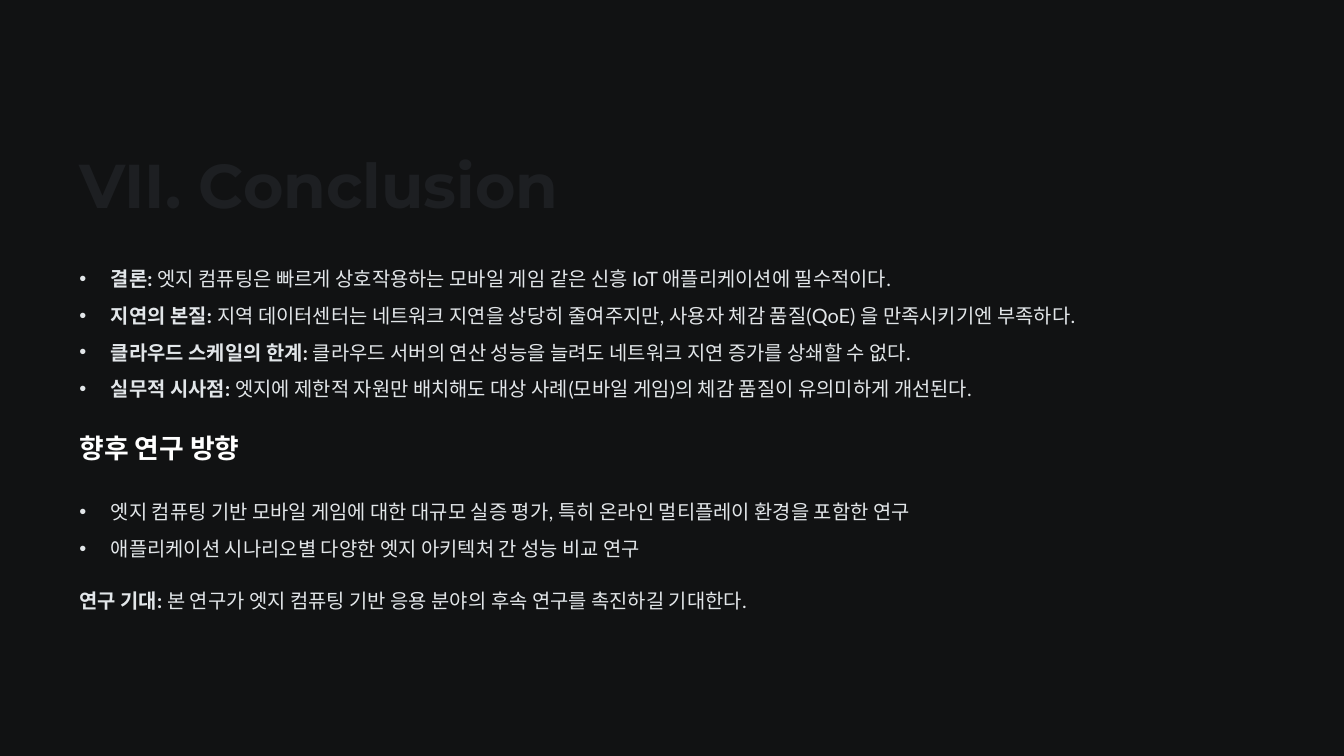
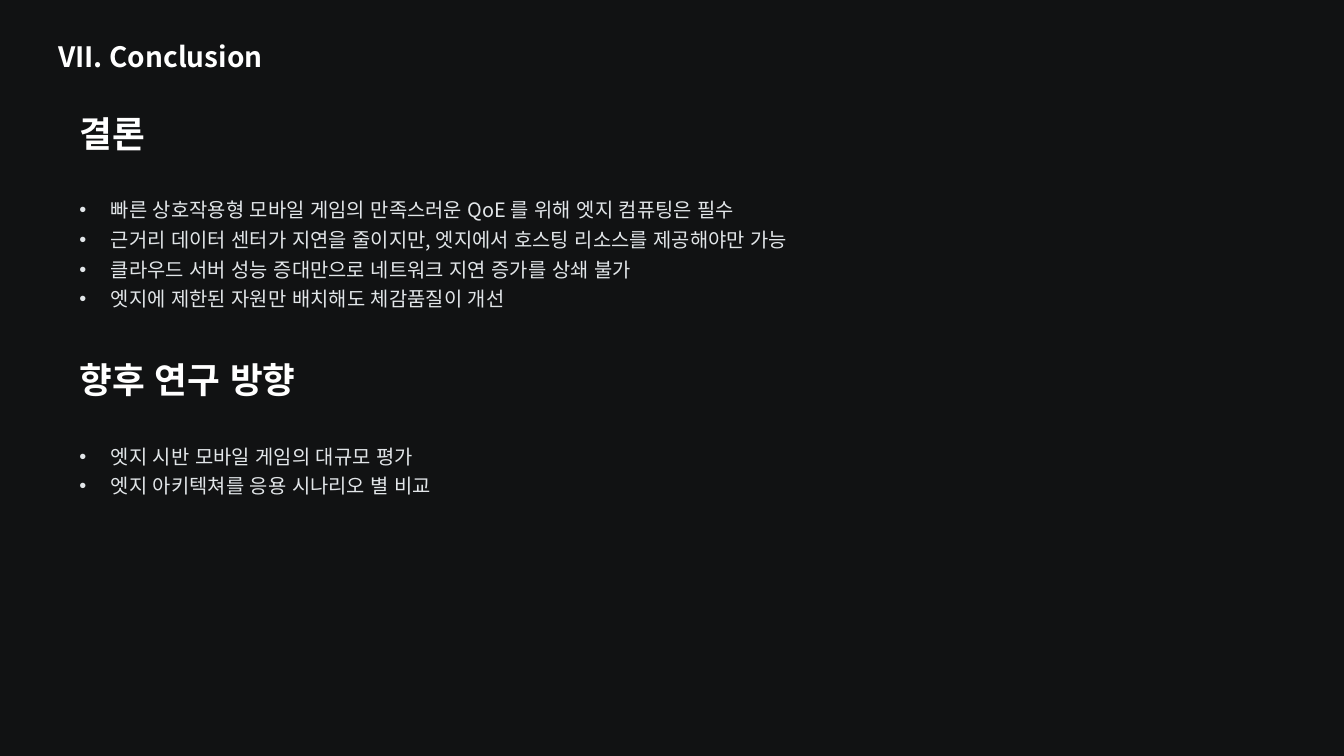
Before and after one commit to dhkeum9886/kmu-cloud-ai, a slide deck: slide 33 of 과제/Edge_Computing_for_the_Internet_of_Thing/Edge-Computing-for-the-Internet-of-Things-A-Case-Study.pptx (slide 30 before the commit). Drawn at 1344x756 pixels with LibreOffice and Linux fonts; fonts in the diff are those of the drawing. Boxes give left, top, right and bottom in pixels: in the first picture for what was removed or moved away, otherwise in the second. Text is boxed around its words. In the diff, an @@ line names an element or a change of style, - is before the commit and + after.

```diff
--- a/과제/Edge_Computing_for_the_Internet_of_Thing/Edge-Computing-for-the-Internet-of-Things-A-Case-Study.pptx
+++ b/과제/Edge_Computing_for_the_Internet_of_Thing/Edge-Computing-for-the-Internet-of-Things-A-Case-Study.pptx
@@ text added at (58,44,262,68), 24 pt, text #FFFFFF, bold @@
+VII. Conclusion
@@ text added at (79,117,144,151), 30.5 pt, text #FFFFFF, bold @@
+결론
@@ text added at (111,200,788,308), 17 pt, text #E2E6E9 @@
+• 빠른 상호작용형 모바일 게임의 만족스러운 QoE 를 위해 엣지 컴퓨팅은 필수
+• 근거리 데이터 센터가 지연을 줄이지만, 엣지에서 호스팅 리소스를 제공해야만 가능
+• 클라우드 서버 성능 증대만으로 네트워크 지연 증가를 상쇄 불가
+• 엣지에 제한된 자원만 배치해도 체감품질이 개선
@@ text removed at (111,269,891,288) @@
-• 결론: 엣지 컴퓨팅은 빠르게 상호작용하는 모바일 게임 같은 신흥 IoT 애플리케이션에 필수적이다.
@@ text removed at (111,306,1075,326) @@
-• 지연의 본질: 지역 데이터센터는 네트워크 지연을 상당히 줄여주지만, 사용자 체감 품질(QoE) 을 만족시키기엔 부족하다.
@@ text "향후 연구 방향": place and size @@
-text "향후 연구 방향" at (79,435,239,461)
+text "향후 연구 방향" at (79,363,295,397)
@@ text "향후 연구 방향" at (79,363,295,397): size 23 to 30.5 pt, font Montserrat to Noto Sans CJK KR; line spacing 28.5pt to 38.5pt @@
@@ text removed at (111,343,911,362) @@
-• 클라우드 스케일의 한계: 클라우드 서버의 연산 성능을 늘려도 네트워크 지연 증가를 상쇄할 수 없다.
@@ text removed at (111,379,972,399) @@
-• 실무적 시사점: 엣지에 제한적 자원만 배치해도 대상 사례(모바일 게임)의 체감 품질이 유의미하게 개선된다.
@@ text at (111,447,432,495): text changed; font Lato to Noto Sans CJK KR @@
-• 엣지 컴퓨팅 기반 모바일 게임에 대한 대규모 실증 평가, 특히 온라인 멀티플레이 환경을 포함한 연구
+• 엣지 시반 모바일 게임의 대규모 평가
+• 엣지 아키텍쳐를 응용 시나리오 별 비교
@@ text removed at (111,539,640,558) @@
-• 애플리케이션 시나리오별 다양한 엣지 아키텍처 간 성능 비교 연구
@@ text removed at (79,591,747,610) @@
-연구 기대: 본 연구가 엣지 컴퓨팅 기반 응용 분야의 후속 연구를 촉진하길 기대한다.
```
Also in this commit, not shown: 23 other slides changed, 10 slides added, 7 slides removed, 3 other files.
